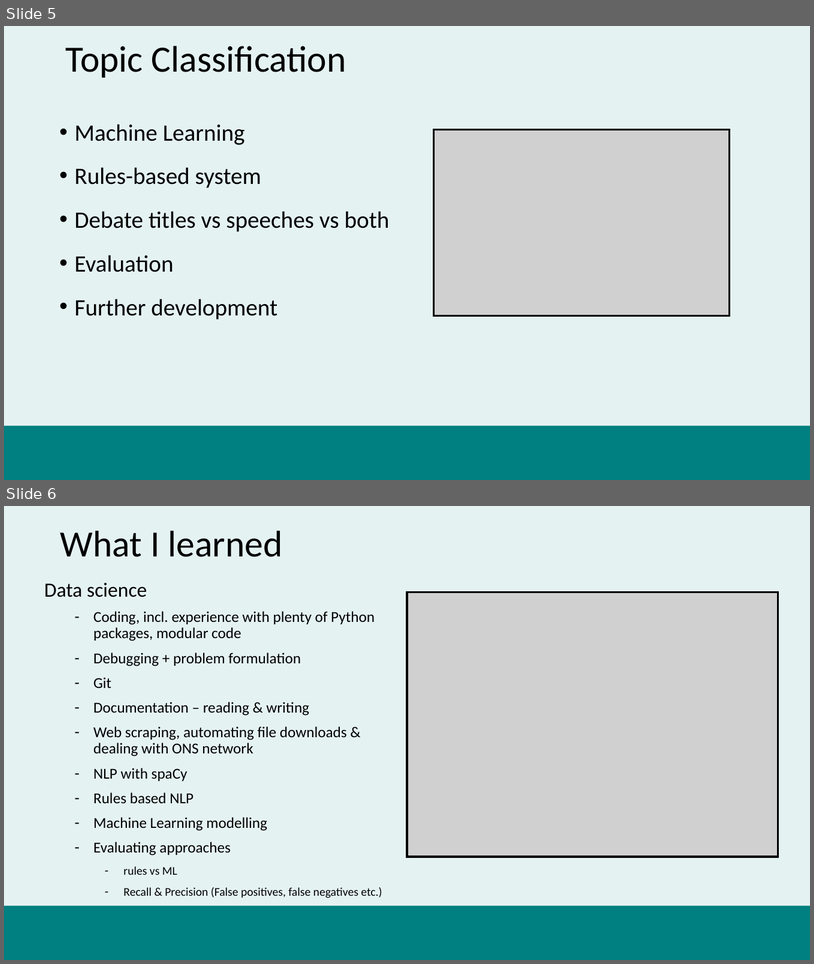
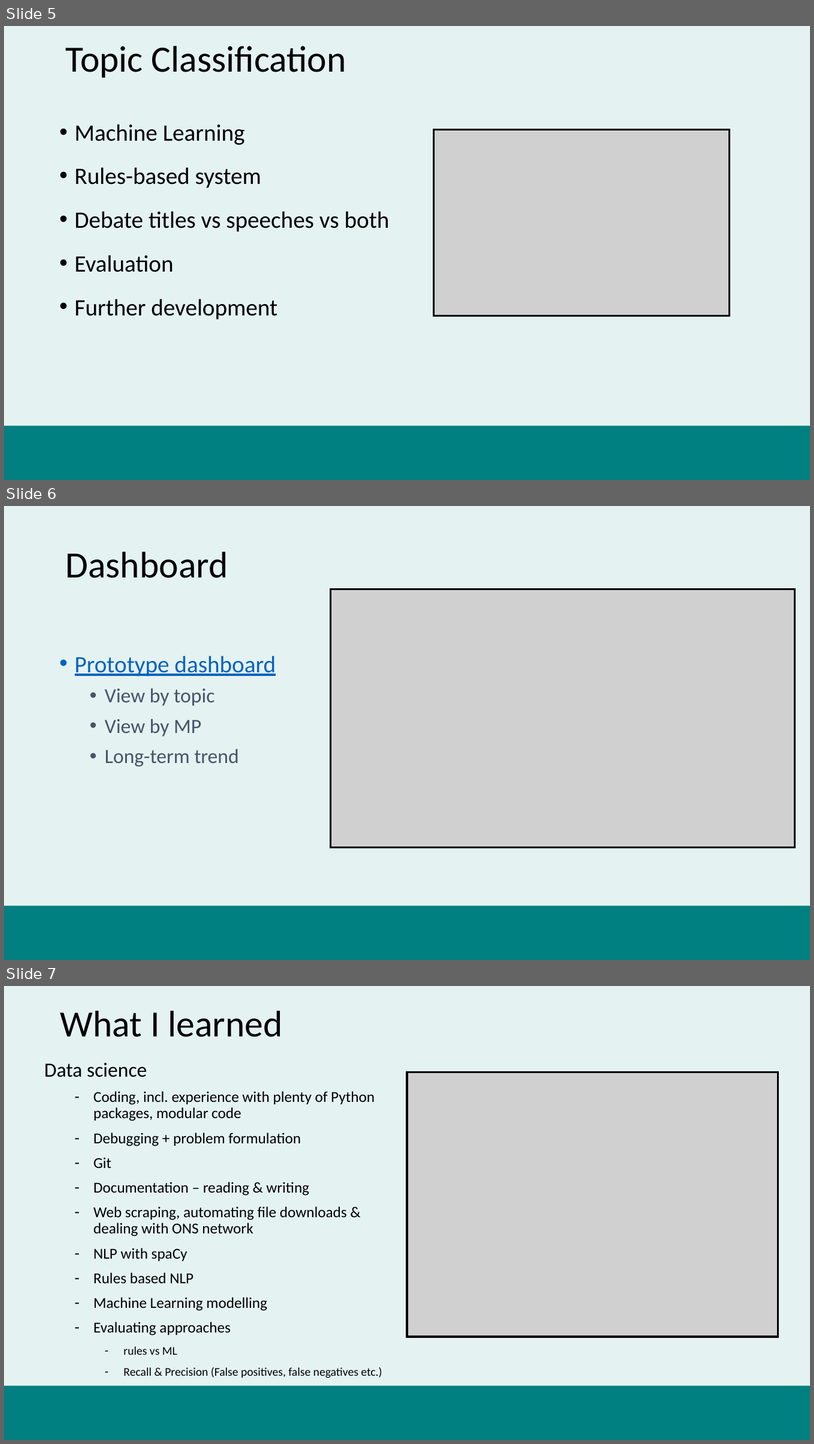
Before and after one commit to datasciencecampus/uk-parliament-stats, a slide deck: user-engagement/dsa-presentation.pptx. Shown one above the other, each under a label of ours: slides 5 and 6 before the commit, slides 5, 6 and 7 after it. The pictures are 814x964 and 814x1444 pixels, drawn with LibreOffice and Linux fonts; fonts in the diff are those of the drawing; grey boxes stand for pictures; background and template pictures are left out. Boxes give left, top, right and bottom in pixels: in the first picture for what was removed or moved away, otherwise in the second. Text is boxed around its words. In the diff, an @@ line names an element or a change of style, - is before the commit and + after.

```diff
--- a/user-engagement/dsa-presentation.pptx
+++ b/user-engagement/dsa-presentation.pptx
@@ slide 6 added at (x1=4, y1=506, x2=810, y2=960), background #008080 at 10% opacity; not listed: 1 template element that a slide beside it also shows @@
@@ title added at (x1=65, y1=552, x2=228, y2=578), 44 pt, text #000000 @@
+Dashboard
@@ picture added at (x1=330, y1=589, x2=795, y2=847) @@
@@ rectangle added at (x1=330, y1=589, x2=795, y2=847), outline #000000 2.25 pt @@
@@ text added at (x1=75, y1=655, x2=276, y2=766), 24 pt, text #44546A @@
+• Prototype dashboard
+  • View by topic
+  • View by MP
+  • Long-term trend
@@ what was slide 6 is now slide 7 @@
```
Also in this commit, not shown: 1 slide changed, 2 slides removed.
